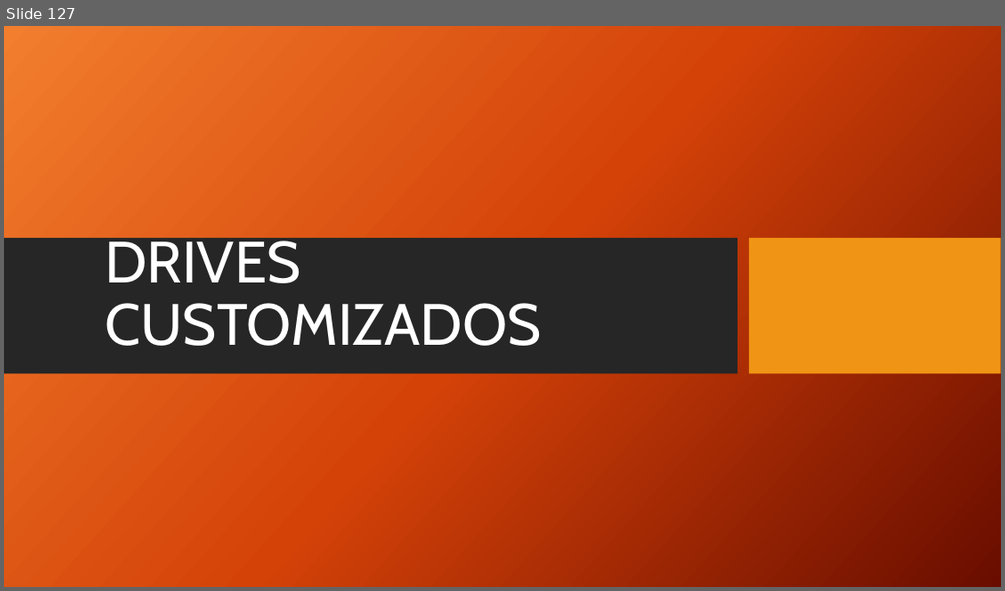
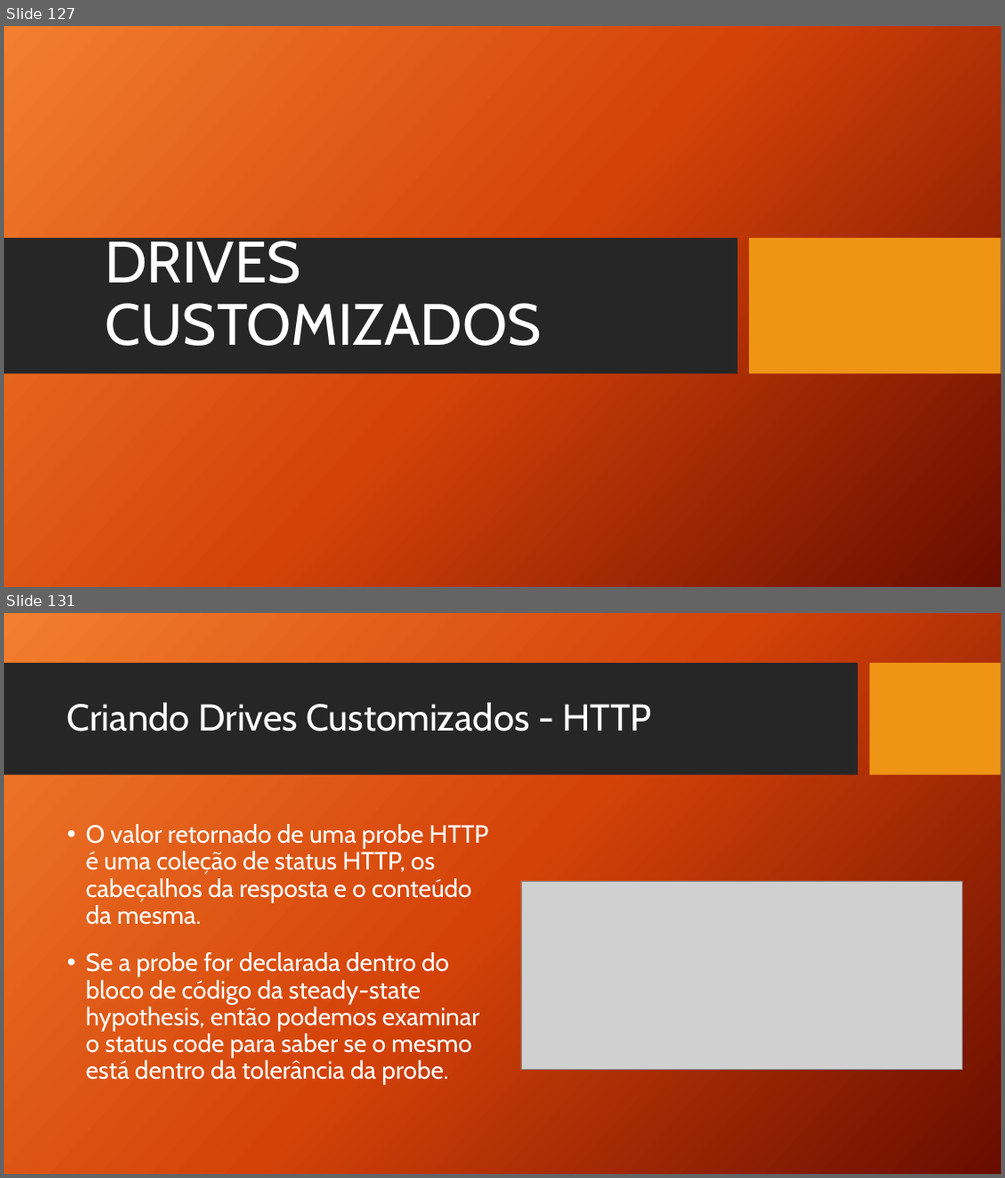
Before and after one commit to TCC-Chaos-Engineering/docs-chaos-engineering, a slide deck: docs/Chaos Engineering - Das Hipoteses aos Testes.pptx. Shown one above the other, each under a label of ours: slide 127 before the commit, slides 127 and 131 after it; the slides between them are not shown. The pictures are 1005x591 and 1005x1178 pixels, drawn with LibreOffice and Linux fonts; fonts in the diff are those of the drawing; grey boxes stand for pictures; background and template pictures are left out. Boxes give left, top, right and bottom in pixels: in the first picture for what was removed or moved away, otherwise in the second. Text is boxed around its words. In the diff, an @@ line names an element or a change of style, - is before the commit and + after.

Commit message:
Adiciona Criando Drives Customizados
Adiciona o subtópico: Criando Drives Customizados

```diff
--- a/docs/Chaos Engineering - Das Hipoteses aos Testes.pptx
+++ b/docs/Chaos Engineering - Das Hipoteses aos Testes.pptx
@@ slide 131 added at bbox=[4, 613, 1001, 1174], background picture (left out) @@
@@ rectangle added at bbox=[4, 663, 858, 775], fill #262626 @@
@@ rectangle added at bbox=[870, 663, 1001, 775], fill #F09415 @@
@@ title added at bbox=[67, 702, 651, 731], 36 pt, text #FFFFFF @@
+Criando Drives Customizados - HTTP
@@ text added at bbox=[86, 824, 489, 1085], 24 pt, text #FFFFFF @@
+• O valor retornado de uma probe HTTP é uma coleção de status HTTP, os cabeçalhos da resposta e o conteúdo da mesma.
+• Se a probe for declarada dentro do bloco de código da steady-state hypothesis, então podemos examinar o status code para saber se o mesmo está dentro da tolerância da probe.
@@ picture added at bbox=[521, 881, 963, 1070] @@
```
Also in this commit, not shown: 7 slides changed, 16 other slides added.
